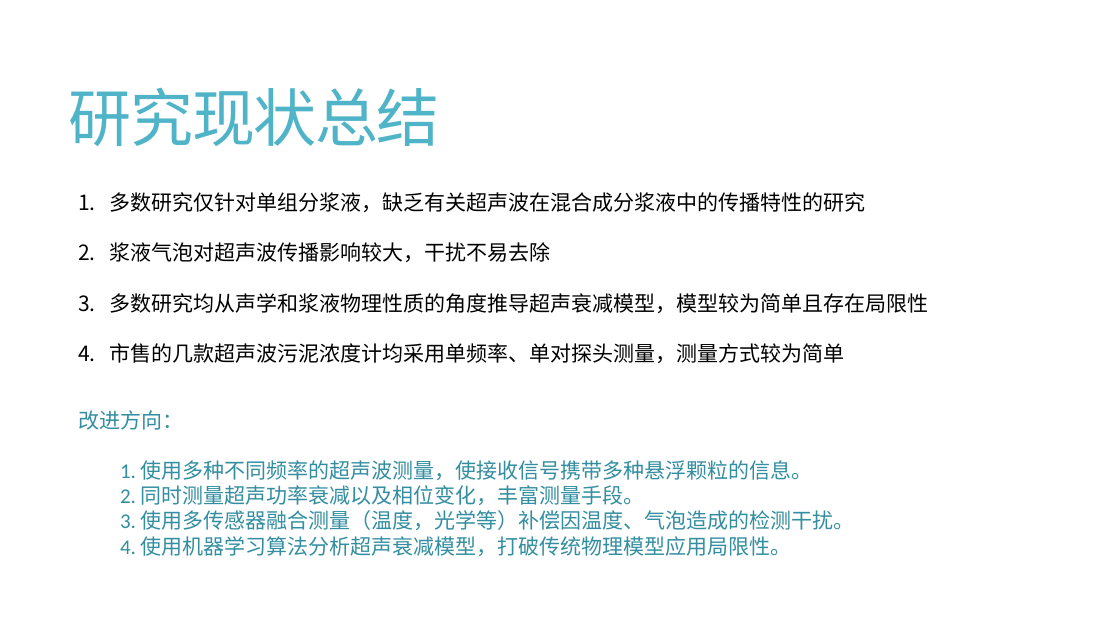
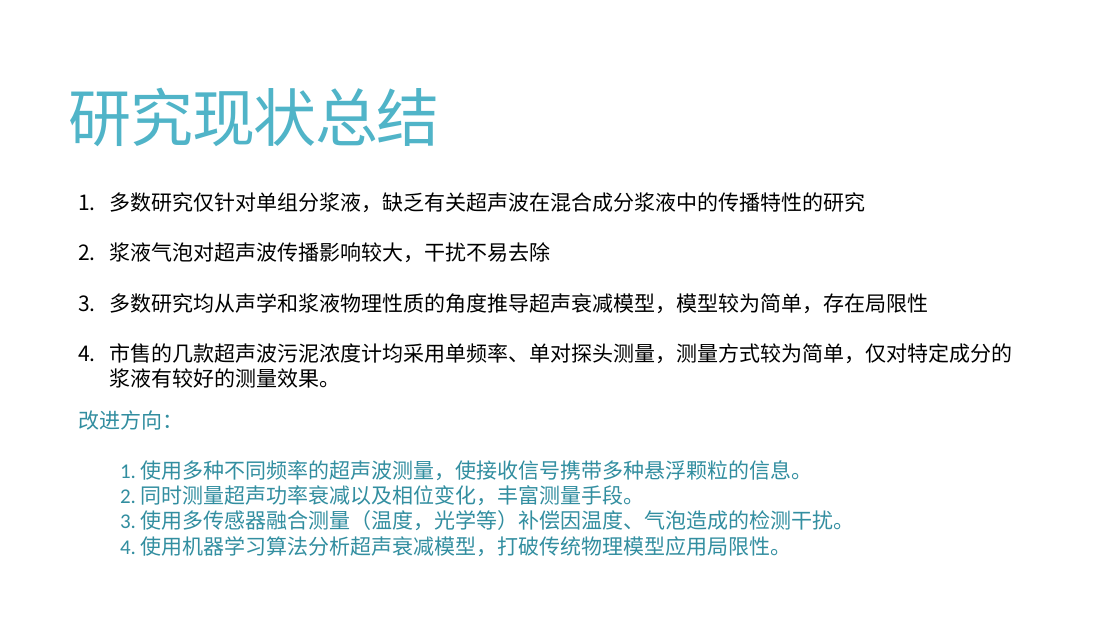
Before and after one commit to Travis-MA/UltrasonicConcMeter, a slide deck: slide 6 of 机器学习超声波浓度计.pptx. Drawn at 1120x630 pixels with LibreOffice and Linux fonts; fonts in the diff are those of the drawing. Boxes give left, top, right and bottom in pixels: in the first picture for what was removed or moved away, otherwise in the second. Text is boxed around its words. In the diff, an @@ line names an element or a change of style, - is before the commit and + after.

```diff
--- a/机器学习超声波浓度计.pptx
+++ b/机器学习超声波浓度计.pptx
@@ text at box(110, 293, 1013, 388): text changed @@
-3. 多数研究均从声学和浆液物理性质的角度推导超声衰减模型，模型较为简单且存在局限性
-4. 市售的几款超声波污泥浓度计均采用单频率、单对探头测量，测量方式较为简单
+3. 多数研究均从声学和浆液物理性质的角度推导超声衰减模型，模型较为简单，存在局限性
+4. 市售的几款超声波污泥浓度计均采用单频率、单对探头测量，测量方式较为简单，仅对特定成分的浆液有较好的测量效果。
```
Also in this commit, not shown: 6 other slides changed, 1 slide added, 1 slide removed, 4 other files.
